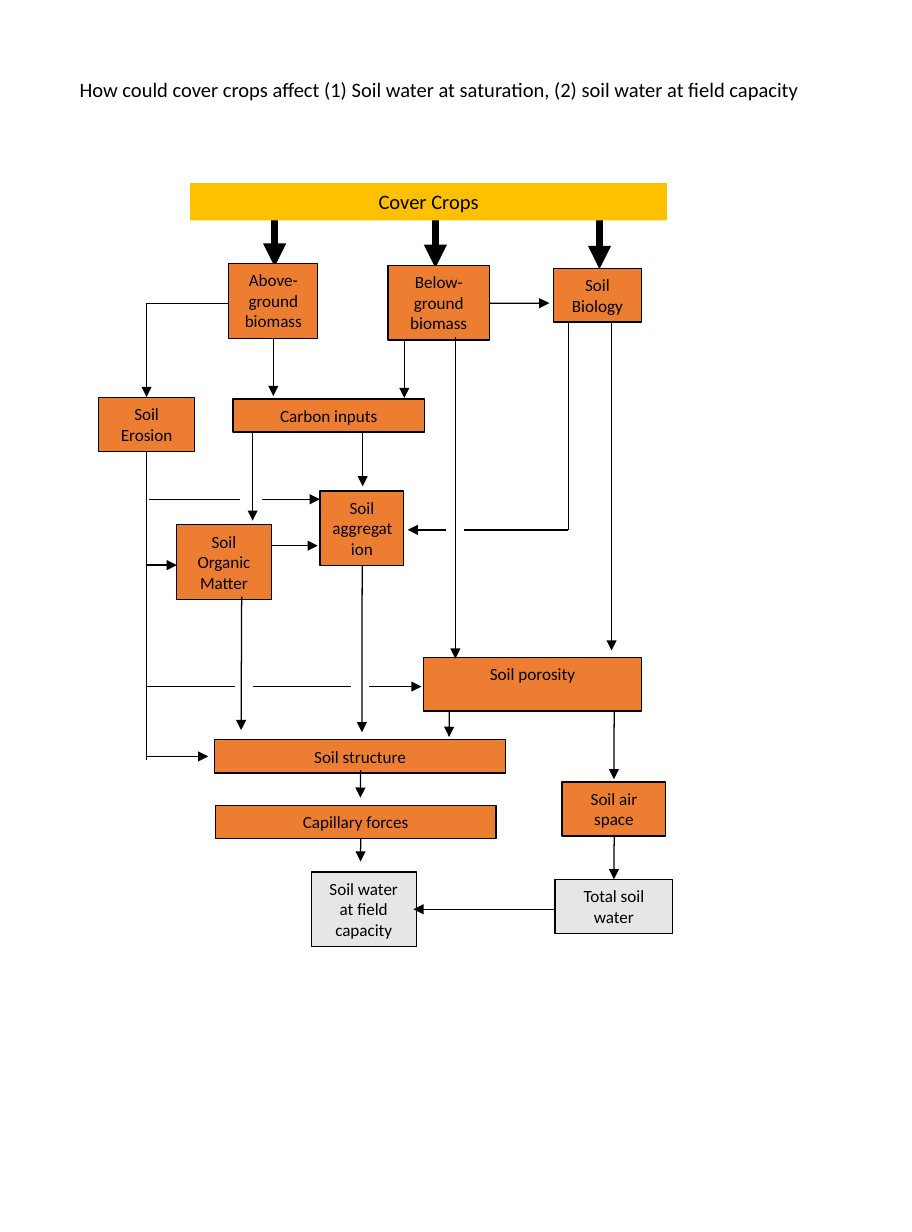
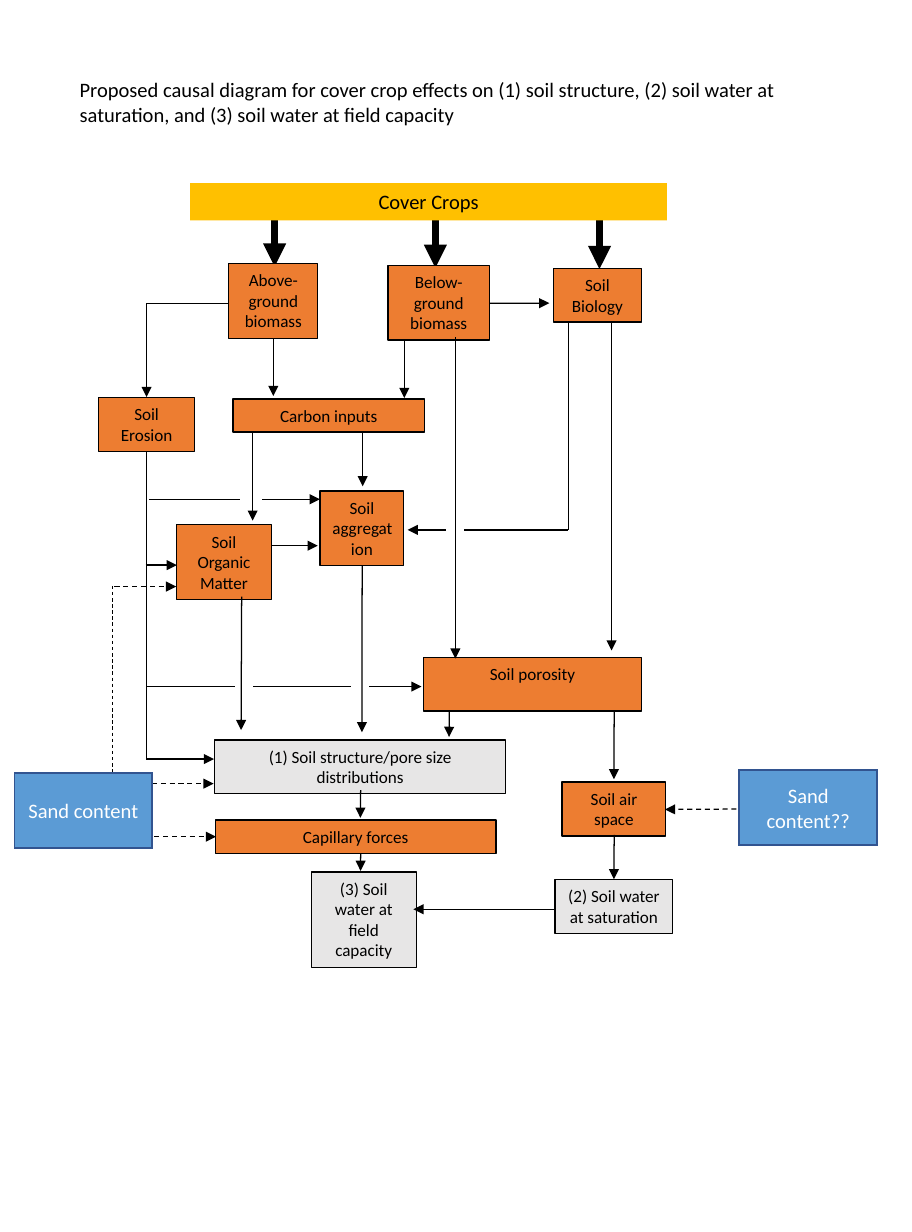
Before and after one commit to vanichols/ghproj_sare18, a slide deck: slide 1 of manu/schematics-v2.pptx. Drawn at 912x1232 pixels with LibreOffice and Linux fonts; fonts in the diff are those of the drawing. Boxes give left, top, right and bottom in pixels: in the first picture for what was removed or moved away, otherwise in the second. Text is boxed around its words. In the diff, an @@ line names an element or a change of style, - is before the commit and + after.

```diff
--- a/manu/schematics-v2.pptx
+++ b/manu/schematics-v2.pptx
@@ text at [80,82,774,126]: text changed @@
-How could cover crops affect (1) Soil water at saturation, (2) soil water at field capacity
+Proposed causal diagram for cover crop effects on (1) soil structure, (2) soil water at saturation, and (3) soil water at field capacity
@@ line added from (112, 587) to (112, 778), #000000 0.5 pt dashed @@
@@ arrow added from (115, 587) to (176, 587), #000000 0.75 pt dashed @@
@@ rectangle "(1) Soil structure/pore size distributions": place and size @@
-rectangle "(1) Soil structure/pore size distributions" at [214,741,505,774]
+rectangle "(1) Soil structure/pore size distributions" at [214,741,505,795]
@@ rectangle "(1) Soil structure/pore size distributions" at [214,741,505,795]: fill #ED7D31 to #E7E6E6 @@
@@ rectangle added at [15,773,153,848], fill #5B9BD5, outline #325491 1 pt, 12 pt, text #FFFFFF @@
+Sand content
@@ arrow moved from (147, 757) - (208, 757) to (147, 759) - (214, 759) @@
@@ text in rectangle at [269,750,451,783]: text changed @@
-Soil structure
+(1) Soil structure/pore size distributions
@@ rectangle added at [739,770,877,845], fill #5B9BD5, outline #325491 1 pt, 12 pt, text #FFFFFF @@
+Sand content??
@@ arrow added from (152, 784) to (213, 784), #000000 0.75 pt dashed @@
@@ arrow moved from (361, 770) - (360, 799) to (361, 790) - (360, 818) @@
@@ arrow added from (154, 837) to (216, 837), #000000 0.75 pt dashed @@
@@ rectangle "Capillary forces": place and size @@
-rectangle "Capillary forces" at [216,806,497,839]
+rectangle "Capillary forces" at [216,821,497,854]
@@ arrow moved from (361, 817) - (361, 861) to (361, 827) - (361, 871) @@
@@ arrow added from (737, 810) to (666, 810), #000000 0.75 pt dashed @@
@@ rectangle "(3) Soil water at field ...": place and size @@
-rectangle "(3) Soil water at field ..." at [311,873,415,948]
+rectangle "(3) Soil water at field ..." at [311,873,415,967]
@@ text in rectangle at [335,882,393,959]: text changed @@
-Soil water at field capacity
+(3) Soil water at field capacity
@@ text in rectangle at [568,889,660,923]: text changed @@
-Total soil water
+(2) Soil water at saturation
```
Also in this commit, not shown: 10 other files.
